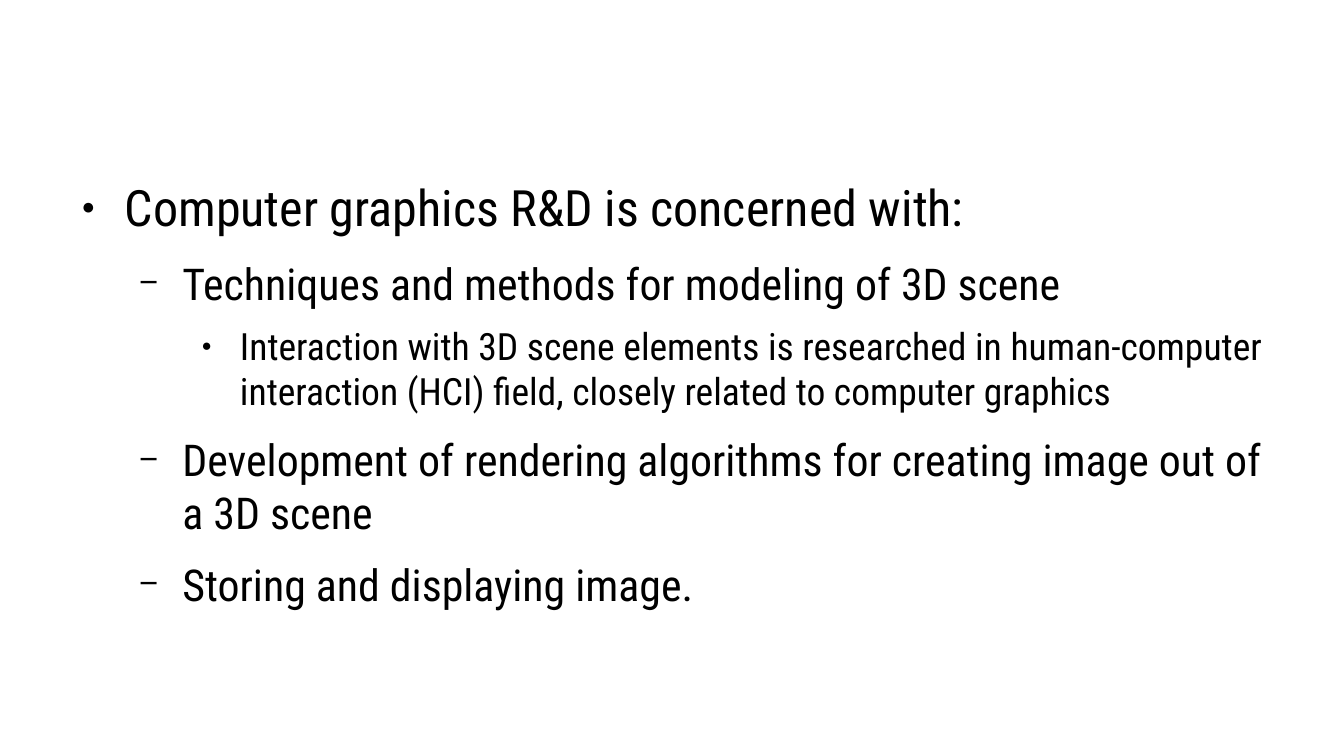
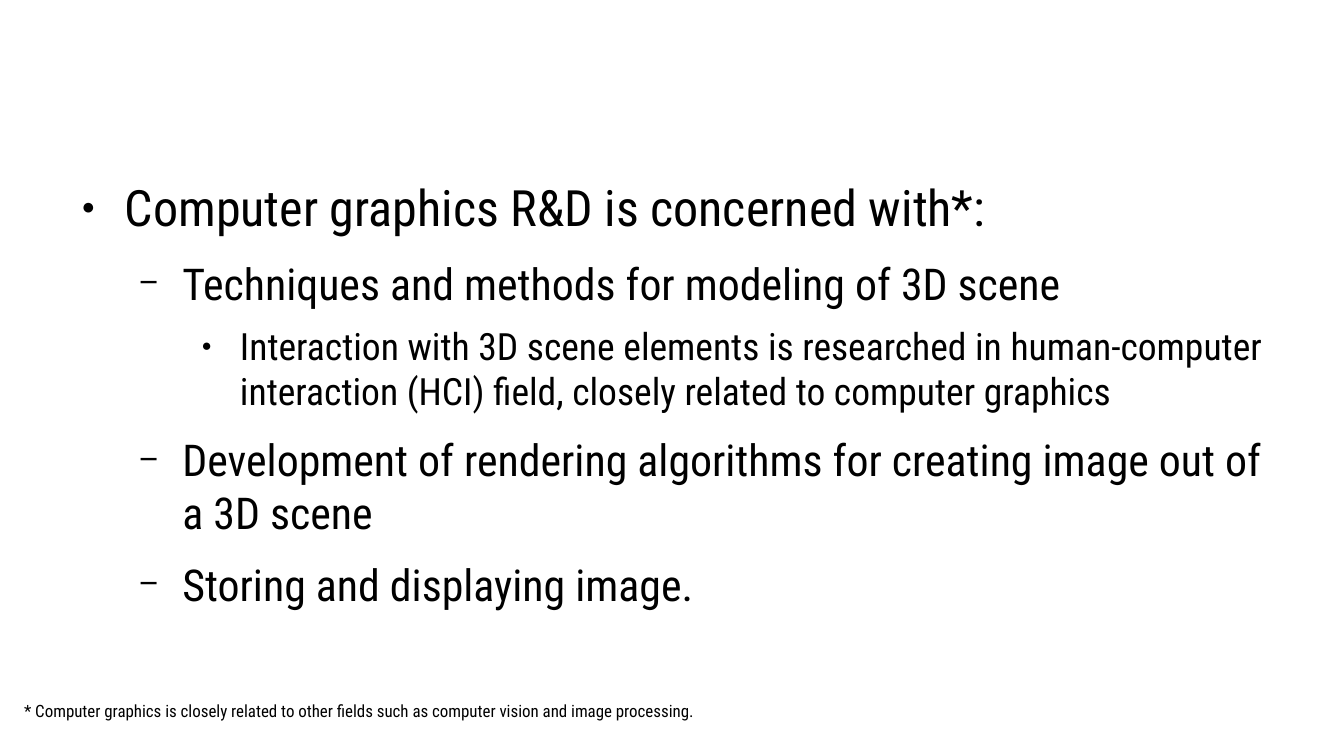
Before and after one commit to lorentzo/IntroductionToComputerGraphics, a slide deck: slide 5 of lectures/2_overview_computer_image_generation/computer_image_generation_overview.odp. Drawn at 1344x756 pixels with LibreOffice and Linux fonts; fonts in the diff are those of the drawing. Boxes give left, top, right and bottom in pixels: in the first picture for what was removed or moved away, otherwise in the second. Text is boxed around its words. In the diff, an @@ line names an element or a change of style, - is before the commit and + after.

```diff
--- a/lectures/2_overview_computer_image_generation/computer_image_generation_overview.odp
+++ b/lectures/2_overview_computer_image_generation/computer_image_generation_overview.odp
@@ text at (125,188,985,237): text changed @@
-● Computer graphics R&D is concerned with:
+● Computer graphics R&D is concerned with*:
@@ text added at (35,704,694,721), 10 pt, text #000000 @@
+* Computer graphics is closely related to other fields such as computer vision and image processing.
```
Also in this commit, not shown: 4 other slides changed, 1 slide added, 4 slides removed, 7 other files.
